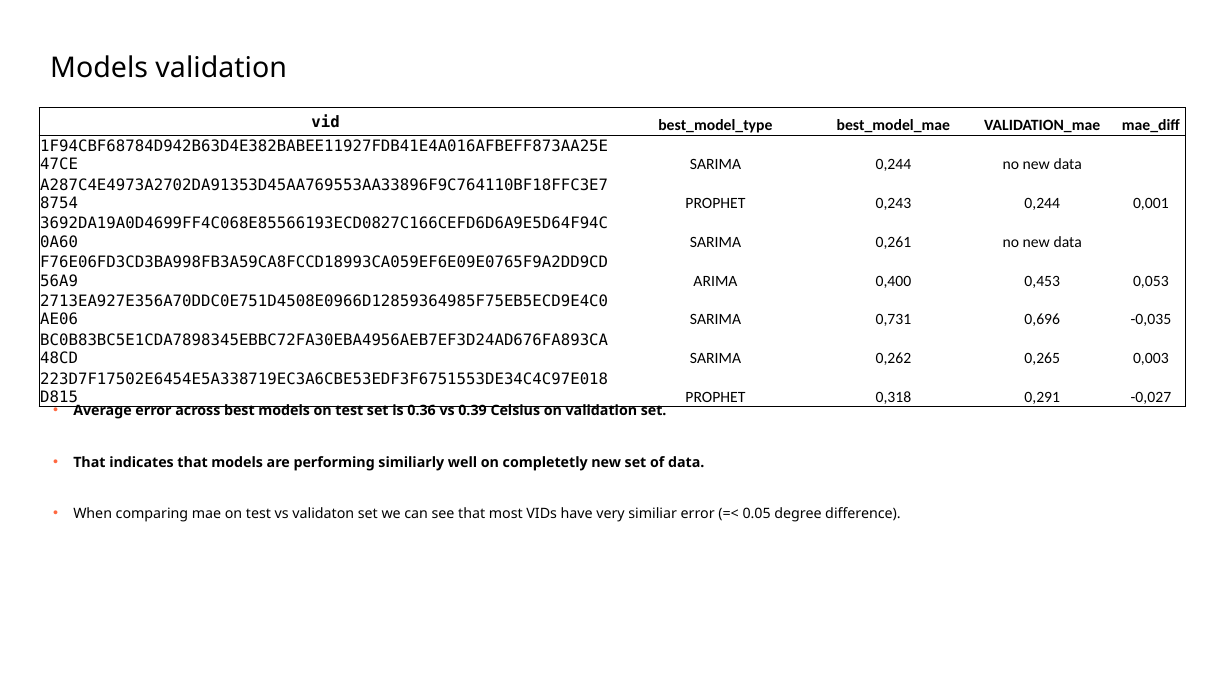
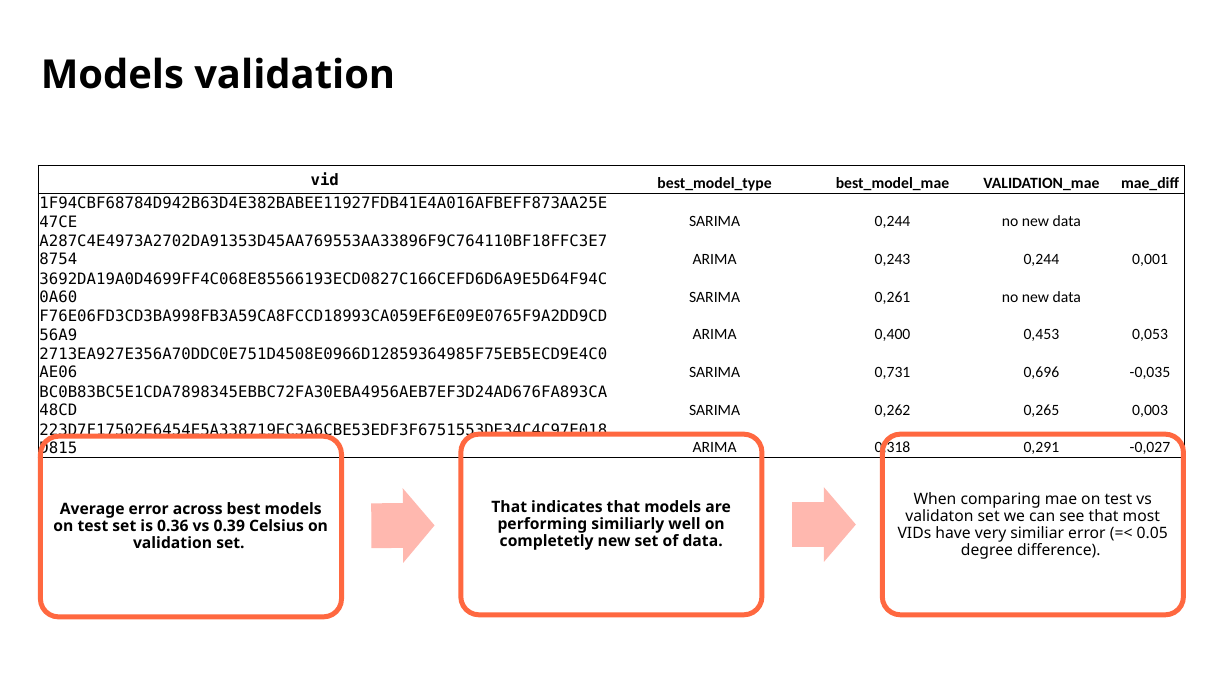
Before and after one commit to mnowicki94/udacity_clean_code_task, a slide deck: slide 17 of cdp.pptx (slide 19 before the commit). Drawn at 1232x693 pixels with LibreOffice and Linux fonts; fonts in the diff are those of the drawing; background and template pictures are left out. Boxes give left, top, right and bottom in pixels: in the first picture for what was removed or moved away, otherwise in the second. Text is boxed around its words. In the diff, an @@ line names an element or a change of style, - is before the commit and + after.

```diff
--- a/cdp.pptx
+++ b/cdp.pptx
@@ title "Models validation": place and size @@
-title "Models validation" at (50, 55, 287, 78)
+title "Models validation" at (41, 57, 395, 89)
@@ title "Models validation" at (41, 57, 395, 89): size 20 to 28 pt, bold on @@
@@ table at (38, 165, 1185, 461) @@
-row 3, column 2: PROPHET
+row 3, column 2: ARIMA
-row 8, column 2: PROPHET
+row 8, column 2: ARIMA
@@ table: place and size @@
-table at (39, 108, 1186, 408)
+table at (38, 165, 1185, 461)
@@ text at (73, 401, 704, 471): paragraphs removed @@
-• Average error across best models on test set is 0.36 vs 0.39 Celsius on validation set.
-• That indicates that models are performing similiarly well on completetly new set of data.
@@ group added at (40, 434, 1183, 617): 3 rounded rectangles, 2 texts, 2 right arrows @@
+Average error across best models on test set is 0.36 vs 0.39 Celsius on validation set.
+That indicates that models are performing similiarly well on completetly new set of data.
@@ text "When comparing mae on test ...": place and size @@
-text "When comparing mae on test ..." at (73, 401, 900, 522)
+text "When comparing mae on test ..." at (898, 492, 1168, 559)
@@ text "When comparing mae on test ..." at (898, 492, 1168, 559): size 10 to 11 pt; alignment left to centre; bullet • to none; line spacing 1.5 to 0.9; more space between paragraphs; vertical alignment top to middle @@
```
Also in this commit, not shown: 30 other slides changed, 1 slide added, 3 slides removed.
